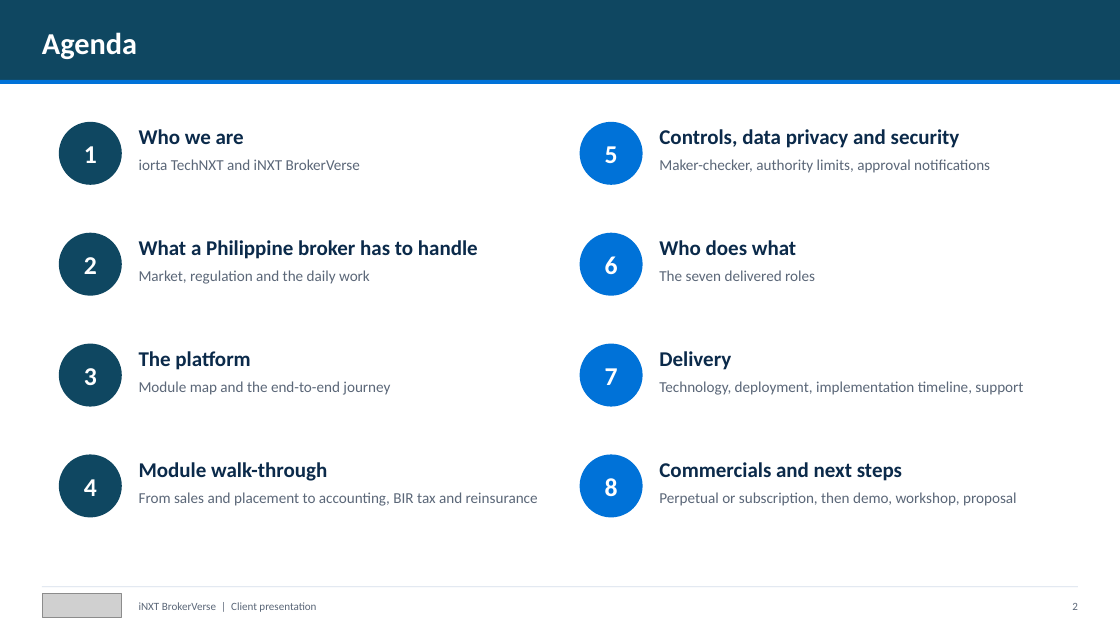
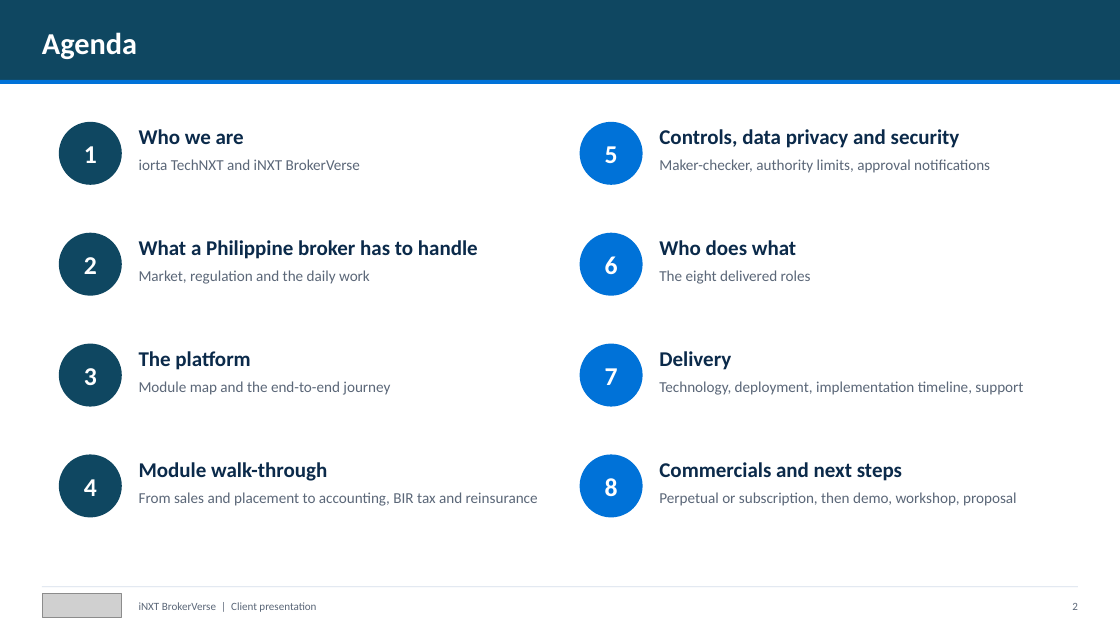
Before and after one commit to IortaTexhNXT-DEV/BDOI-OOTB, a slide deck: slide 2 of docs/package/01_Sales/iNXT_BrokerVerse_Client_Presentation.pptx. Drawn at 1120x630 pixels with LibreOffice and Linux fonts; fonts in the diff are those of the drawing; grey boxes stand for pictures. Boxes give left, top, right and bottom in pixels: in the first picture for what was removed or moved away, otherwise in the second. Text is boxed around its words. In the diff, an @@ line names an element or a change of style, - is before the commit and + after.

```diff
--- a/docs/package/01_Sales/iNXT_BrokerVerse_Client_Presentation.pptx
+++ b/docs/package/01_Sales/iNXT_BrokerVerse_Client_Presentation.pptx
@@ text at (659, 270, 811, 284): text changed @@
-The seven delivered roles
+The eight delivered roles
```
Also in this commit, not shown: 14 other slides changed, 1 slide added, 48 other files.
